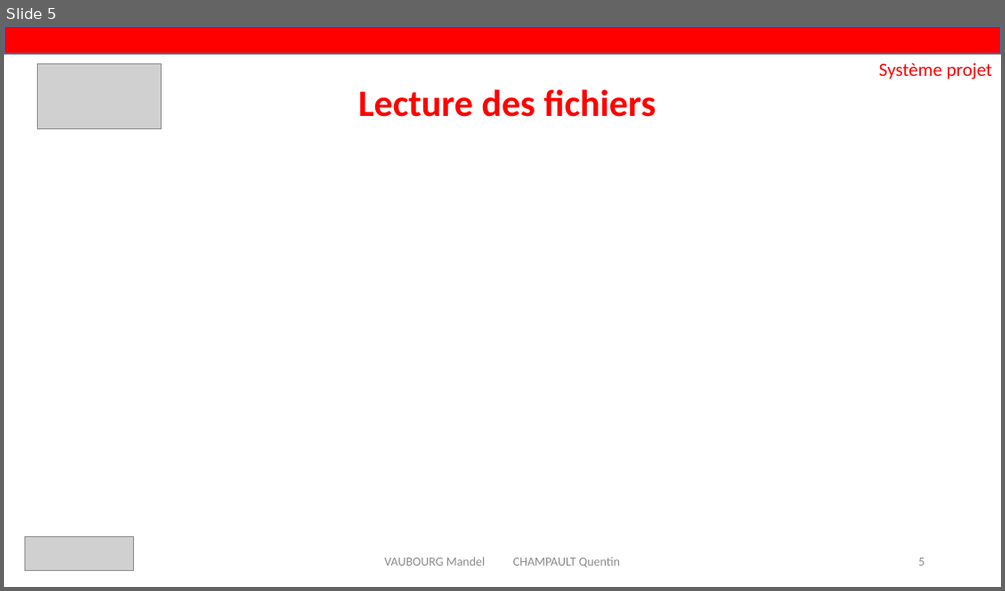
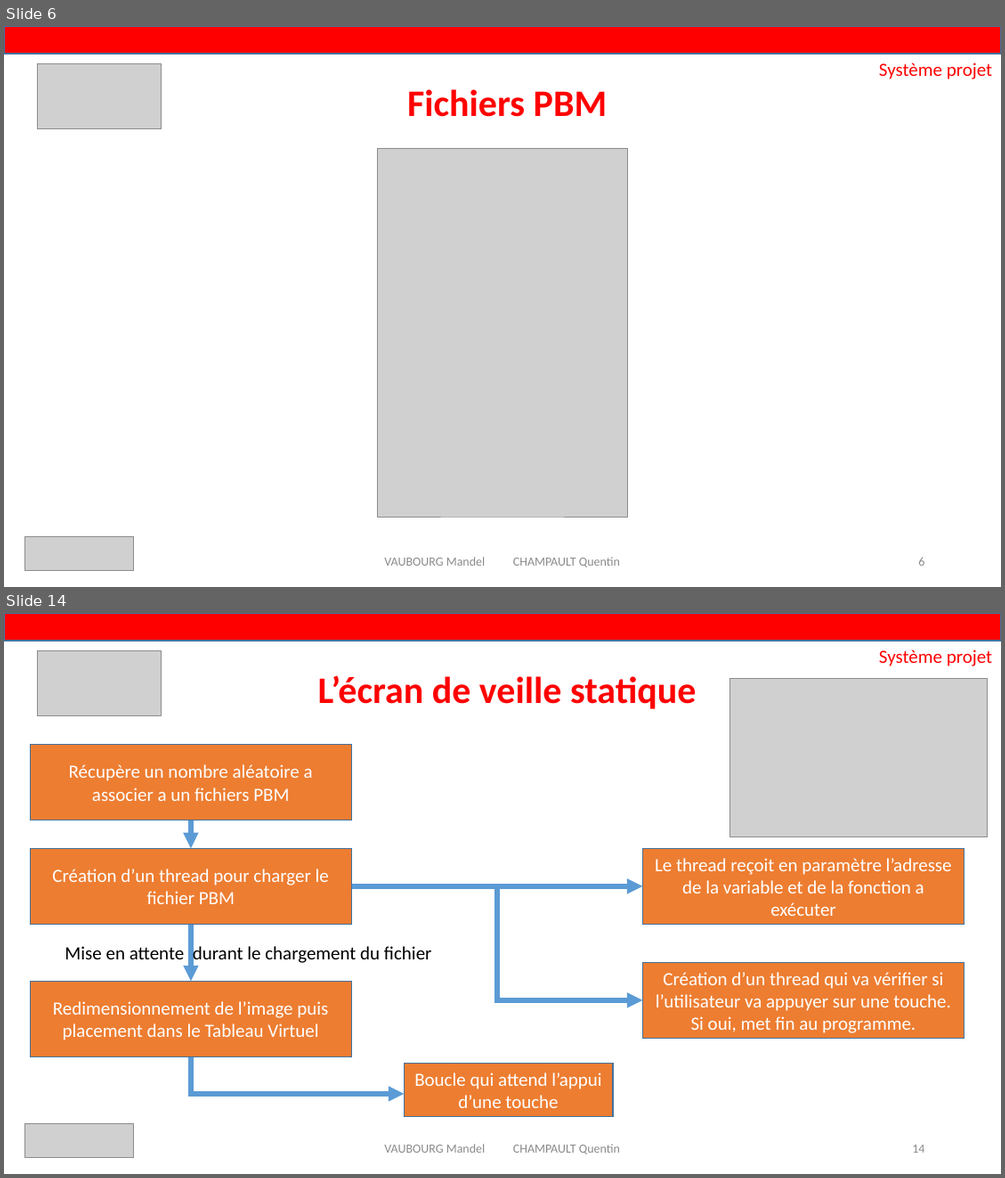
Before and after one commit to Akitoshi02/ExiaScreen, a slide deck: Rapport de fin + Powerpoint/exia.pptx. Shown one above the other, each under a label of ours: slide 5 before the commit, slides 6 and 14 after it; the slides between them are not shown. The pictures are 1005x591 and 1005x1178 pixels, drawn with LibreOffice and Linux fonts; fonts in the diff are those of the drawing; grey boxes stand for pictures. Boxes give left, top, right and bottom in pixels: in the first picture for what was removed or moved away, otherwise in the second. Text is boxed around its words. In the diff, an @@ line names an element or a change of style, - is before the commit and + after.

```diff
--- a/Rapport de fin + Powerpoint/exia.pptx
+++ b/Rapport de fin + Powerpoint/exia.pptx
@@ slide 14 added at (4,613,1001,1174), background #FFFFFF @@
@@ rectangle added at (4,613,1001,641), fill #FF0000, outline #43739E 1 pt @@
@@ picture added at (37,651,161,715) @@
@@ text added at (879,649,992,666), 18 pt, text #FF0000 @@
+Système projet
@@ title added at (318,675,696,709), 36 pt, text #FF0000, bold @@
+L’écran de veille statique
@@ picture added at (729,678,987,836) @@
@@ rectangle added at (30,745,352,821), fill #ED7D31, outline #43739E 1 pt, 18 pt, text #FFFFFF @@
+Récupère un nombre aléatoire a associer a un fichiers PBM
@@ arrow added from (191, 820) to (191, 849), #5B9BD5 5 pt @@
@@ rectangle added at (30,849,352,925), fill #ED7D31, outline #43739E 1 pt, 18 pt, text #FFFFFF @@
+Création d’un thread pour charger le fichier PBM
@@ rectangle added at (643,849,964,925), fill #ED7D31, outline #43739E 1 pt, 18 pt, text #FFFFFF @@
+Le thread reçoit en paramètre l’adresse de la variable et de la fonction a exécuter
@@ arrow added from (352, 886) to (643, 886), #5B9BD5 5 pt @@
@@ elbow arrow added from (498, 886) to (643, 1000), #5B9BD5 5 pt @@
@@ arrow added from (191, 925) to (191, 981), #5B9BD5 5 pt @@
@@ text added at (65,943,432,965), 18 pt, text #000000 @@
+Mise en attente durant le chargement du fichier
@@ rectangle added at (30,981,352,1057), fill #ED7D31, outline #43739E 1 pt, 18 pt, text #FFFFFF @@
+Redimensionnement de l’image puis placement dans le Tableau Virtuel
@@ rectangle added at (643,962,964,1038), fill #ED7D31, outline #43739E 1 pt, 18 pt, text #FFFFFF @@
+Création d’un thread qui va vérifier si l’utilisateur va appuyer sur une touche. Si oui, met fin au programme.
@@ elbow arrow added from (191, 1057) to (404, 1094), #5B9BD5 5 pt @@
@@ rectangle added at (404,1063,613,1116), fill #ED7D31, outline #43739E 1 pt, 18 pt, text #FFFFFF @@
+Boucle qui attend l’appui d’une touche
@@ picture added at (25,1124,133,1158) @@
@@ text added at (384,1143,620,1154), 12 pt, text #8C8C8C @@
+VAUBOURG Mandel CHAMPAULT Quentin
@@ page number added at (912,1144,924,1152), 12 pt, text #8C8C8C @@
+14
@@ what was slide 5 is now slide 6 @@
@@ slide 6 changed as well @@
@@ title at (407,89,607,117): text changed @@
-Lecture des fichiers
+Fichiers PBM
@@ picture added at (378,149,628,516) @@
```
Also in this commit, not shown: 5 other slides changed, 11 other slides added.
